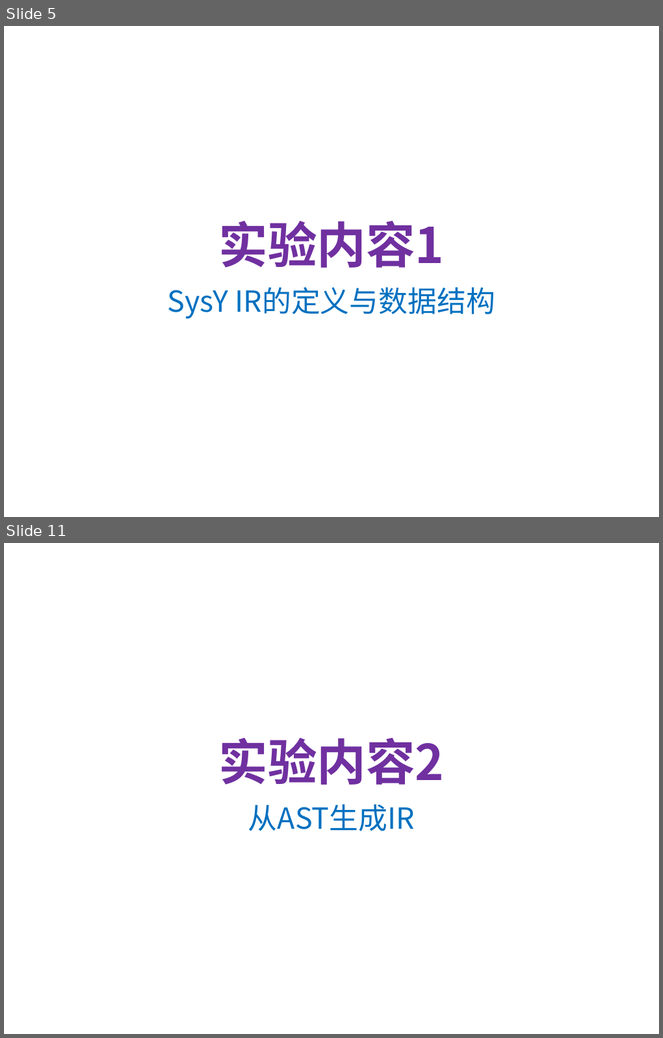
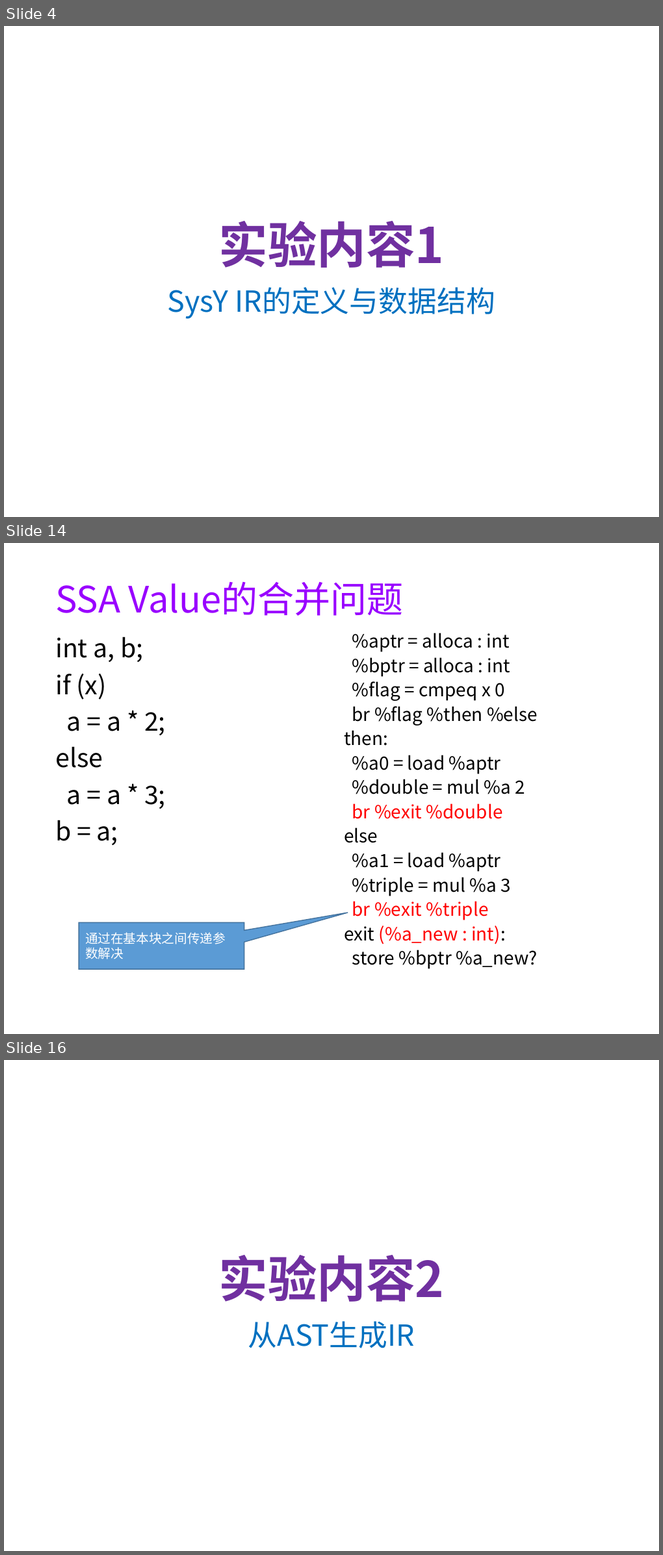
Before and after one commit to WangQingzhe/Sysy-compiler, a slide deck: doc/exp02-ir.pptx. Shown one above the other, each under a label of ours: slides 5 and 11 before the commit, slides 4, 14 and 16 after it; the slides between them are not shown. The pictures are 663x1038 and 663x1555 pixels, drawn with LibreOffice and Linux fonts; fonts in the diff are those of the drawing; background and template pictures are left out. Boxes give left, top, right and bottom in pixels: in the first picture for what was removed or moved away, otherwise in the second. Text is boxed around its words. In the diff, an @@ line names an element or a change of style, - is before the commit and + after.

```diff
--- a/doc/exp02-ir.pptx
+++ b/doc/exp02-ir.pptx
@@ slide 14 added at bbox=[4, 543, 659, 1034], background #FFFFFF @@
@@ title added at bbox=[55, 582, 404, 616], 40 pt, text #9900FF @@
+SSA Value的合并问题
@@ text added at bbox=[55, 637, 166, 845], 28 pt, text #000000 @@
+int a, b;
+if (x)
+a = a * 2;
+else
+a = a * 3;
+b = a;
@@ text added at bbox=[344, 633, 538, 969], 20 pt, text #000000 @@
+%aptr = alloca : int
+%bptr = alloca : int
+%flag = cmpeq x 0
+br %flag %then %else
+then:
+%a0 = load %aptr
+%double = mul %a 2
+br %exit %double
+else
+%a1 = load %aptr
+%triple = mul %a 3
+br %exit %triple
+exit (%a_new : int):
+store %bptr %a_new?
@@ speech box added at bbox=[79, 923, 244, 969], fill #5B9BD5, outline #43739E 1 pt, 14 pt, text #FFFFFF @@
+通过在基本块之间传递参数解决
@@ what was slide 5 is now slide 4 @@
@@ what was slide 11 is now slide 16 @@
```
Also in this commit, not shown: 1 slide changed, 18 other slides added, 10 slides removed.
